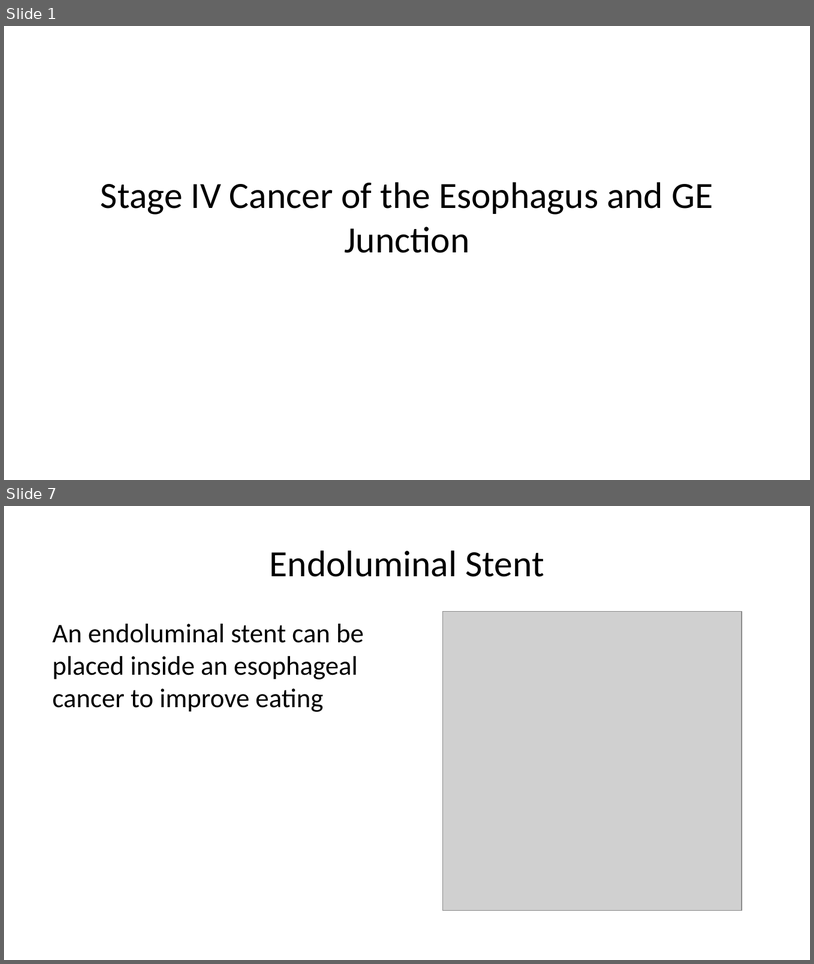
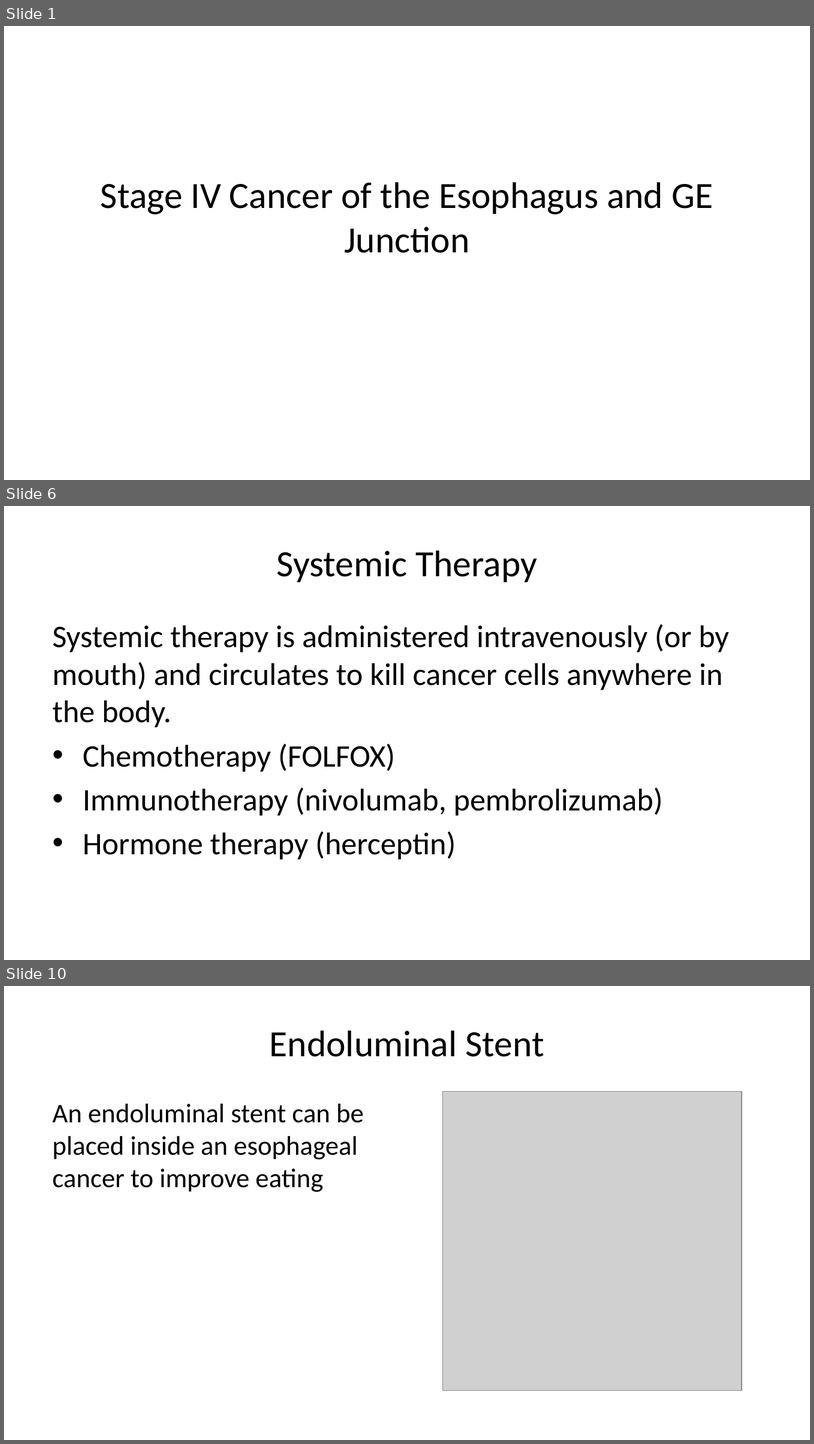
Before and after one commit to jcsalo/patient_education, a slide deck: lci_esom1.pptx. Shown one above the other, each under a label of ours: slides 1 and 7 before the commit, slides 1, 6 and 10 after it; the slides between them are not shown. The pictures are 814x964 and 814x1444 pixels, drawn with LibreOffice and Linux fonts; fonts in the diff are those of the drawing; grey boxes stand for pictures. Boxes give left, top, right and bottom in pixels: in the first picture for what was removed or moved away, otherwise in the second. Text is boxed around its words. In the diff, an @@ line names an element or a change of style, - is before the commit and + after.

```diff
--- a/lci_esom1.pptx
+++ b/lci_esom1.pptx
@@ slide 6 added at bbox=[4, 506, 810, 960], background #FFFFFF @@
@@ title added at bbox=[277, 550, 538, 582], 33 pt, text #000000 @@
+Systemic Therapy
@@ text added at bbox=[53, 624, 729, 859], 28 pt, text #000000 @@
+Systemic therapy is administered intravenously (or by mouth) and circulates to kill cancer cells anywhere in the body.
+• Chemotherapy (FOLFOX)
+• Immunotherapy (nivolumab, pembrolizumab)
+• Hormone therapy (herceptin)
@@ what was slide 7 is now slide 10 @@
```
Also in this commit, not shown: 4 slides changed, 9 other slides added, 2 slides removed, 38 other files.
